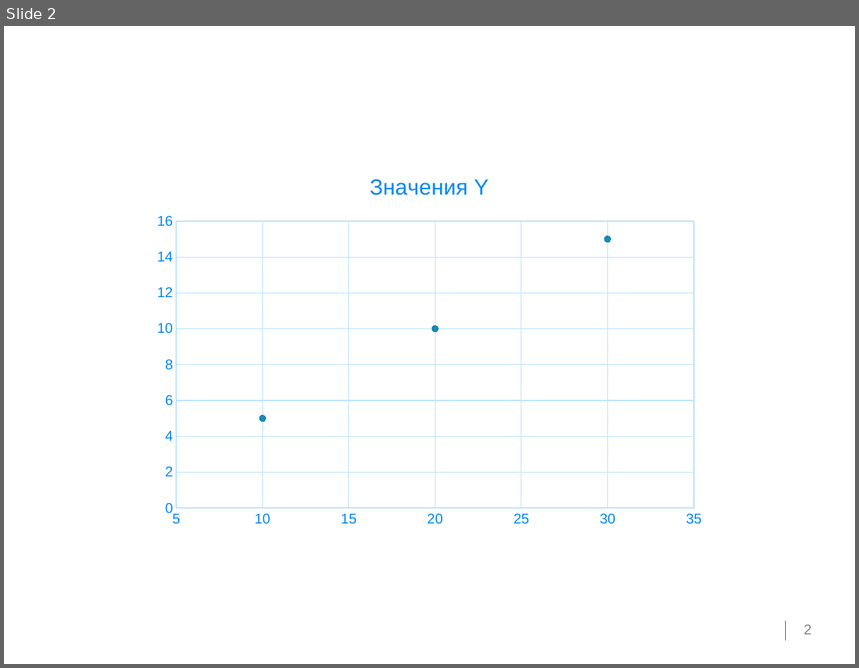
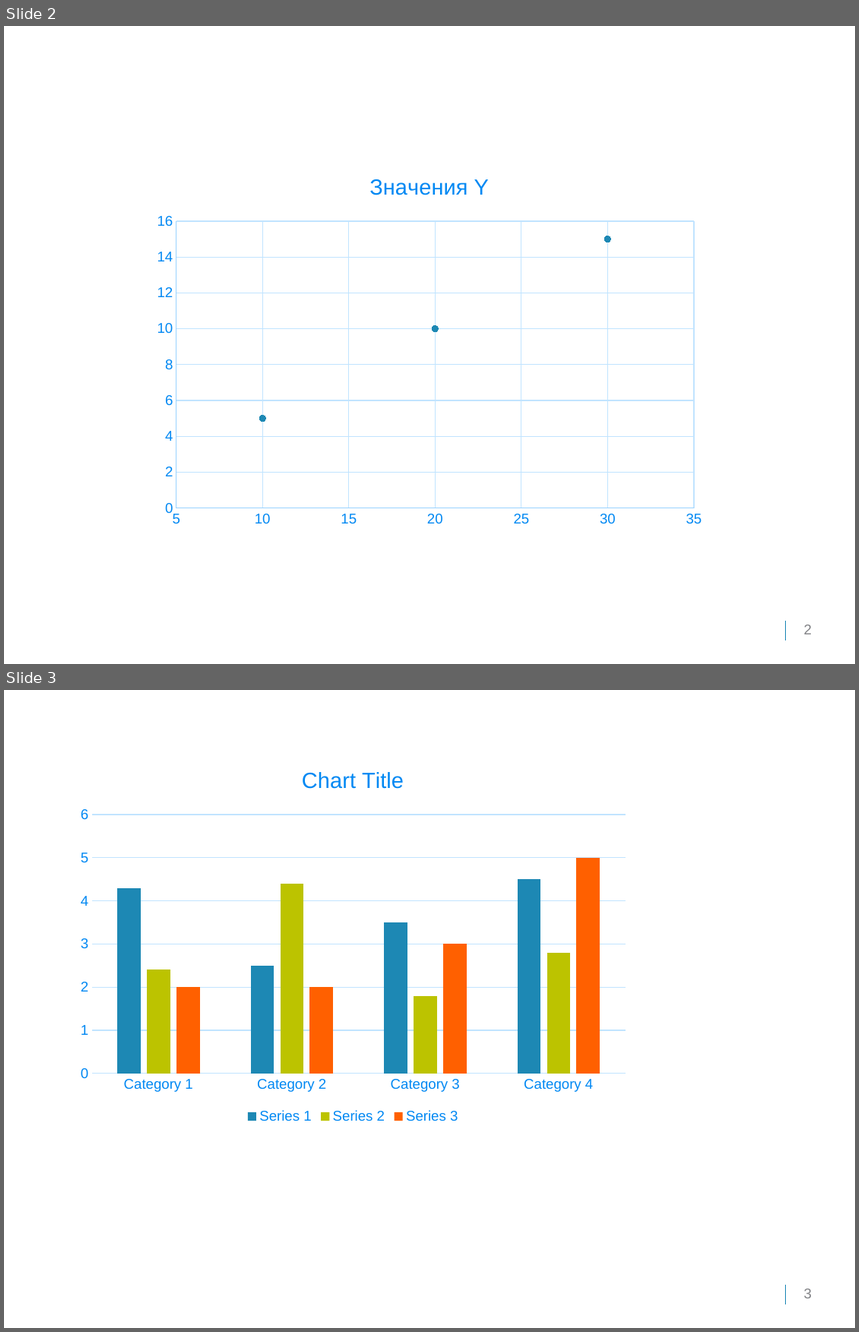
Before and after one commit to ShapeCrawler/ShapeCrawler, a slide deck: ShapeCrawler.Tests.Unit/Resource/024_chart.pptx. Shown one above the other, each under a label of ours: slide 2 before the commit, slides 2 and 3 after it. The pictures are 859x668 and 859x1332 pixels, drawn with LibreOffice and Linux fonts; fonts in the diff are those of the drawing; background and template pictures are left out. Boxes give left, top, right and bottom in pixels: in the first picture for what was removed or moved away, otherwise in the second. Text is boxed around its words. In the diff, an @@ line names an element or a change of style, - is before the commit and + after.

```diff
--- a/ShapeCrawler.Tests.Unit/Resource/024_chart.pptx
+++ b/ShapeCrawler.Tests.Unit/Resource/024_chart.pptx
@@ slide 3 added at bbox=[4, 690, 855, 1328], background #FFFFFF; not listed: 2 template elements that a slide beside it also shows @@
@@ column chart added at bbox=[69, 749, 637, 1128] @@
+categories: Category 1, Category 2, Category 3, Category 4
+Series 1: 4.3, 2.5, 3.5, 4.5
+Series 2: 2.4, 4.4, 1.8, 2.8
+Series 3: 2, 2, 3, 5
```
Also in this commit, not shown: 42 other files.
